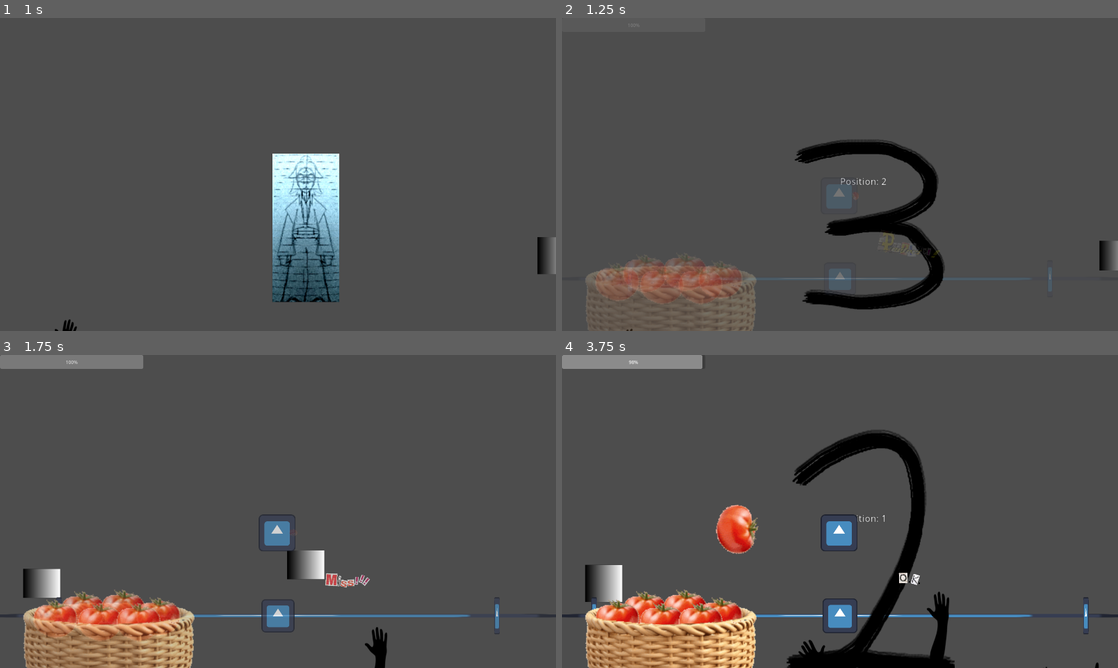
Above: before the commit, frames 1-4 (two rows, left to right).
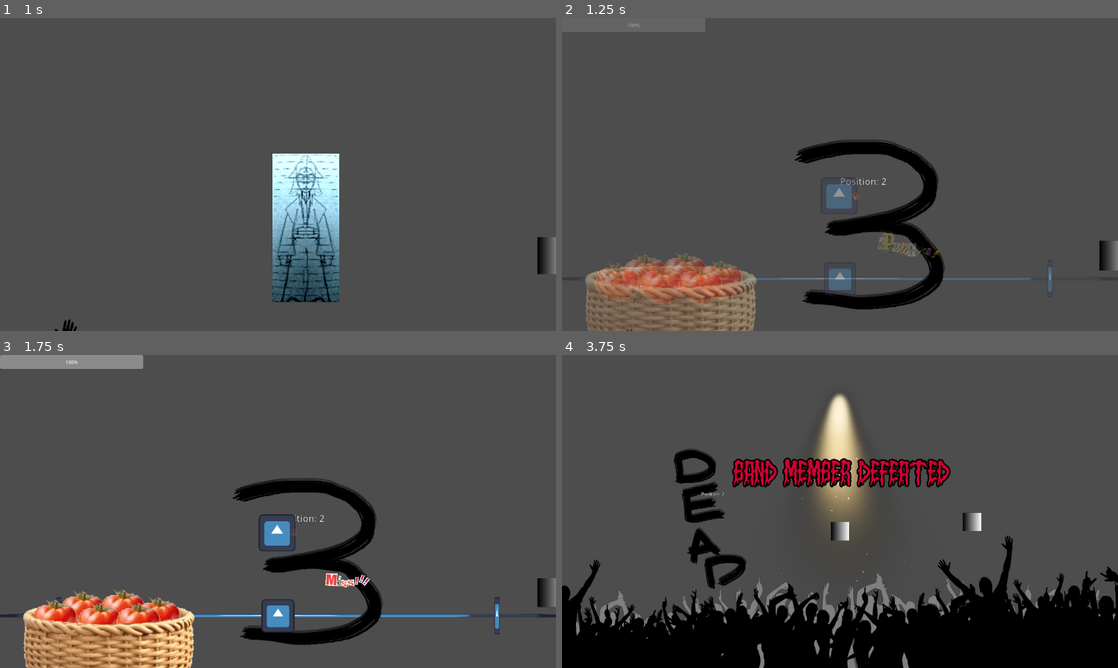
Above: after the commit, the same moments.

Repository: Quarticore/UntitledTomatoGame
Game: Godot game, scene res://scenes/main.tscn
The game is run twice, just before and just after one commit, with the same random seed, the same clock (stepped at 60 frames per second) and the same inputs. The engine's default icon, where the game draws it, is replaced by a stand-in: a white triangle on a blue panel in a dark square. Sound files missing from this copy of the repository are replaced by a short silence.
Inputs (mouse positions are in pixels of both pictures, inside the frame that each line leads up to):
- Up to frame 1 (1 s): move the mouse to (150, 180) at 0.52 s; hold D (InputRight) from 0.53 s (still down); click (150, 180) at 0.6 s
- Up to frame 2 (1.25 s): keep holding D (InputRight)
- Up to frame 3 (1.75 s): move the mouse to (555, 592) at 1.27 s; release D (InputRight) at 1.28 s; hold A (InputLeft) from 1.28 s (still down); tap S (InputMiddle) at 1.35 s; click (555, 592) at 1.42 s
- Up to frame 4 (3.75 s): move the mouse to (867, 564) at 2.02 s; release A (InputLeft) at 2.03 s; hold D (InputRight) 2.03-3.53 s; click (867, 564) at 2.1 s; move the mouse to (812, 574) at 2.77 s; tap S (InputMiddle) at 2.85 s; click (812, 574) at 2.92 s; move the mouse to (1006, 558) at 3.52 s; hold A (InputLeft) from 3.53 s (still down); click (1006, 558) at 3.6 s

Frame 1 is identical in both runs. In frame 2, 3.8% of the frame differs, in the area x 4-88%, y 1-100%; in frame 3, 9.9%; in frame 4, 33%, in the area x 0-100%, y 0-100%.

Commit message:
fix: guided selection

Diff:
--- a/assets/scripts/game_manager.gd
+++ b/assets/scripts/game_manager.gd
@@ -1,11 +1,18 @@
 extends Node
 
 @onready var gameplay_ui = get_node("/root/Main/GameplayUI")
+@onready var selection_manager = get_node("/root/Main/GameContainer/GameViewport/SelectionManager")
 
 var in_battle = false
 var in_battle_with = ""
 var in_double_time = false
 var pct_left = 100
+
+func _ready():
+	self.call_deferred("_started")
+
+func _started():
+	selection_manager.set_stage(0)
 
 func _process(_delta):
 	# Special consideration for Member3
@@ -63,6 +70,8 @@
 		var sprite = get_node("/root/Main/GameContainer/GameViewport/" + in_battle_with + "/Sprite")
 		sprite.texture = member.defeat_sprite
 
+	selection_manager.set_stage(selection_manager.stage + 1)
+
 func successful_hit(input):
 	if !in_battle:
 		return
--- a/assets/scripts/member.gd
+++ b/assets/scripts/member.gd
@@ -49,12 +49,10 @@
 	$SquashPlayer.play("squash")
 
 	if !game_manager.in_battle or game_manager.in_battle_with != name:
-		print("not battling")
 		return
 
 	if beats_until_change != 0:
 		beats_until_change -= 1
-		print("not changing yet")
 		return
 	else:
 		beats_until_change = behaviour.maybe_change_every_x_beats - 1
--- a/assets/scripts/selection_manager.gd
+++ b/assets/scripts/selection_manager.gd
@@ -7,6 +7,8 @@
 @onready var Member3: Node2D = get_node(root_path + "Member3")
 @onready var Camera: Camera2D = get_node(root_path + "MainCamera")
 
+var stage = 0
+
 func _ready():
 	hide_all_lights()
 
@@ -15,29 +17,52 @@
 	Member2.hide_light()
 	Member3.hide_light()
 
+func member_by_stage():
+	if stage == 0:
+		return Member1
+	elif stage == 1:
+		return Member2
+
+	return Member3
+
+func set_stage(i):
+	stage = i
+	hide_all_lights()
+
+	var member = member_by_stage()
+	member.get_node("AnimationPlayer").connect("animation_finished", func(_x):
+		var player = member.get_node("AnimationPlayer")
+		member.show_light()
+
+		var signals = player.get_signal_connection_list("animation_finished")
+
+		for s in signals:
+			s.signal.disconnect(s.callable)
+	)
+
 func on_select_any():
 	var gameplay_ui = get_node("/root/Main/GameplayUI")
 	gameplay_ui.play_show()
 
 	hide_all_lights()
 
-func _on_member_hovered() -> void:
-	Member1.show_light()
-	Member2.hide_light()
-	Member3.hide_light()
-
-func _on_member_2_hovered() -> void:
-	Member2.show_light()
-	Member1.hide_light()
-	Member3.hide_light()
-
-func _on_member_3_hovered() -> void:
-	Member3.show_light()
-	Member2.hide_light()
-	Member1.hide_light()
+#func _on_member_hovered() -> void:
+	#Member1.show_light()
+	#Member2.hide_light()
+	#Member3.hide_light()
+#
+#func _on_member_2_hovered() -> void:
+	#Member2.show_light()
+	#Member1.hide_light()
+	#Member3.hide_light()
+#
+#func _on_member_3_hovered() -> void:
+	#Member3.show_light()
+	#Member2.hide_light()
+	#Member1.hide_light()
 
 func _on_member_selected() -> void:
-	if Member1.defeated:
+	if Member1.defeated or stage != 0:
 		return
 
 	Camera.zoom = Vector2(2, 2)
@@ -48,7 +73,7 @@
 	on_select_any()
 
 func _on_member_2_selected() -> void:
-	if Member2.defeated:
+	if Member2.defeated or stage != 1:
 		return
 
 	Camera.zoom = Vector2(2, 2)
@@ -59,7 +84,7 @@
 	on_select_any()
 
 func _on_member_3_selected() -> void:
-	if Member3.defeated:
+	if Member3.defeated or stage != 2:
 		return
 
 	Camera.zoom = Vector2(2, 2)
--- a/scenes/main.tscn
+++ b/scenes/main.tscn
@@ -21,7 +21,7 @@
 chance_to_change = 1.0
 valid_positions = [Vector3(0, 0, 1), Vector3(0, 1, 0), Vector3(1, 0, 0)]
 maybe_change_every_x_beats = 3
-reduction_per_hit = 5.0
+reduction_per_hit = 100.0
 
 [sub_resource type="Resource" id="Resource_yb2n4"]
 script = ExtResource("4_wvsy8")
@@ -98,7 +98,6 @@
 
 [sub_resource type="Animation" id="Animation_2pfcc"]
 resource_name = "fade_in"
-length = 1.5
 tracks/0/type = "value"
 tracks/0/imported = false
 tracks/0/enabled = true
@@ -106,7 +105,7 @@
 tracks/0/interp = 1
 tracks/0/loop_wrap = true
 tracks/0/keys = {
-"times": PackedFloat32Array(0.4, 1.36667),
+"times": PackedFloat32Array(0.4, 0.933333),
 "transitions": PackedFloat32Array(1, 1.68179),
 "update": 0,
 "values": [Color(1, 1, 1, 0), Color(1, 1, 1, 1)]
@@ -114,6 +113,7 @@
 
 [sub_resource type="Animation" id="Animation_5n3vl"]
 resource_name = "fade_out"
+length = 0.5
 tracks/0/type = "value"
 tracks/0/imported = false
 tracks/0/enabled = true
@@ -121,7 +121,7 @@
 tracks/0/interp = 1
 tracks/0/loop_wrap = true
 tracks/0/keys = {
-"times": PackedFloat32Array(0, 1),
+"times": PackedFloat32Array(0, 0.4),
 "transitions": PackedFloat32Array(1, 1.68179),
 "update": 0,
 "values": [Color(1, 1, 1, 1), Color(1, 1, 1, 0)]
